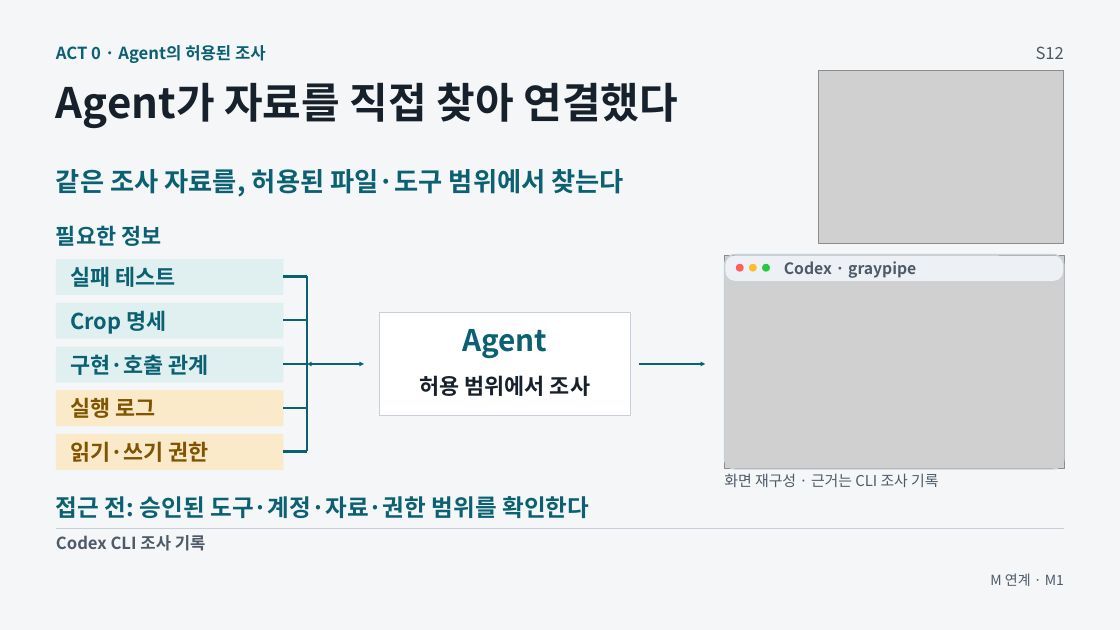
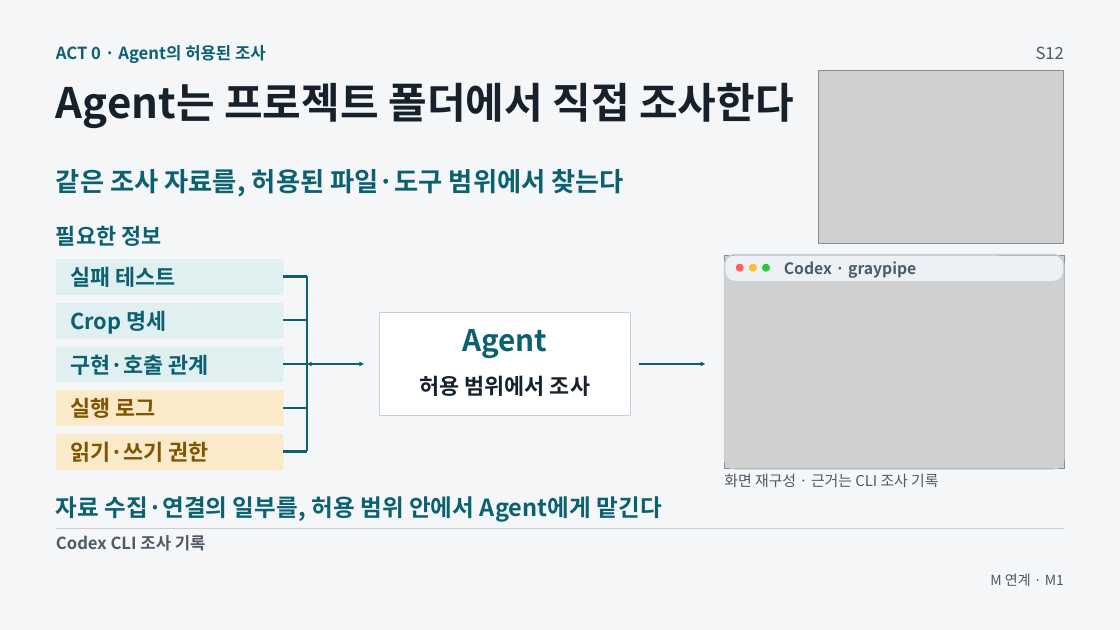
Before and after one commit to GideokKim/ai-dev-training, a slide deck: slide 12 of production/ACT_0.pptx. Drawn at 1120x630 pixels with LibreOffice and Linux fonts; fonts in the diff are those of the drawing; grey boxes stand for pictures. Boxes give left, top, right and bottom in pixels: in the first picture for what was removed or moved away, otherwise in the second. Text is boxed around its words. In the diff, an @@ line names an element or a change of style, - is before the commit and + after.

```diff
--- a/production/ACT_0.pptx
+++ b/production/ACT_0.pptx
@@ text at [56, 82, 794, 128]: text changed @@
-Agent가 자료를 직접 찾아 연결했다
+Agent는 프로젝트 폴더에서 직접 조사한다
@@ text at [56, 496, 662, 522]: text changed @@
-접근 전: 승인된 도구·계정·자료·권한 범위를 확인한다
+자료 수집·연결의 일부를, 허용 범위 안에서 Agent에게 맡긴다
```
Also in this commit, not shown: 5 other slides changed, 1 slide added, 1 slide removed, 41 other files.
